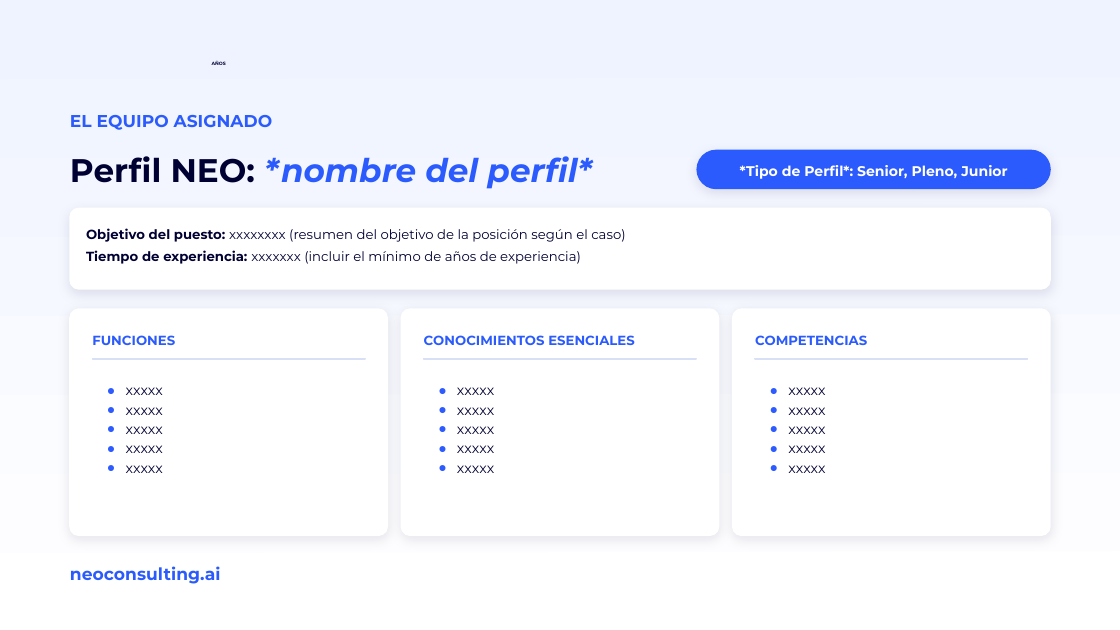
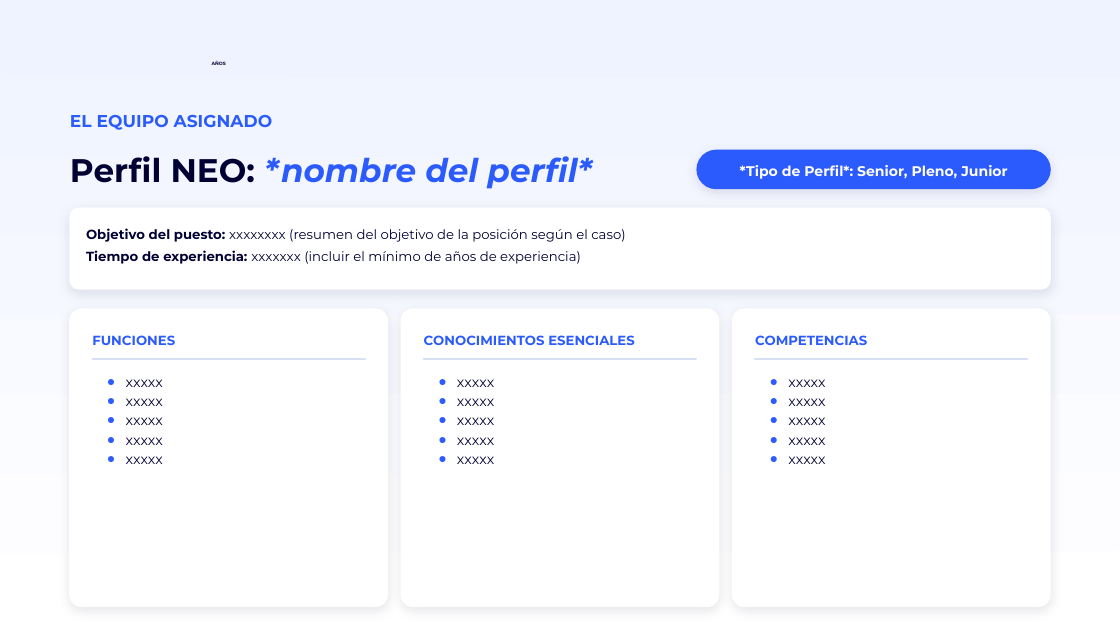
Before and after one commit to miguelchumacero/plantilla-base-deck, a slide deck: slide 10 of plantilla-base-neo-talents.pptx. Drawn at 1120x630 pixels with LibreOffice and Linux fonts; fonts in the diff are those of the drawing; background and template pictures are left out. Boxes give left, top, right and bottom in pixels: in the first picture for what was removed or moved away, otherwise in the second. Text is boxed around its words. In the diff, an @@ line names an element or a change of style, - is before the commit and + after.

```diff
--- a/plantilla-base-neo-talents.pptx
+++ b/plantilla-base-neo-talents.pptx
@@ rounded rectangle resized from (x1=69, y1=309, x2=386, y2=535) to (x1=69, y1=309, x2=386, y2=606) @@
@@ rounded rectangle resized from (x1=401, y1=309, x2=718, y2=535) to (x1=401, y1=309, x2=718, y2=606) @@
@@ rounded rectangle resized from (x1=732, y1=309, x2=1049, y2=535) to (x1=732, y1=309, x2=1049, y2=606) @@
@@ text "xxxxx" moved from (x1=126, y1=387, x2=163, y2=473) to (x1=126, y1=379, x2=163, y2=464) @@
@@ text "xxxxx" moved from (x1=457, y1=387, x2=494, y2=473) to (x1=457, y1=379, x2=494, y2=464) @@
@@ text "xxxxx" moved from (x1=788, y1=387, x2=825, y2=473) to (x1=788, y1=379, x2=825, y2=464) @@
@@ text removed at (x1=70, y1=566, x2=221, y2=584) @@
-neoconsulting.ai
```
Also in this commit, not shown: 5 other slides changed, 1 slide added, 1 slide removed.
